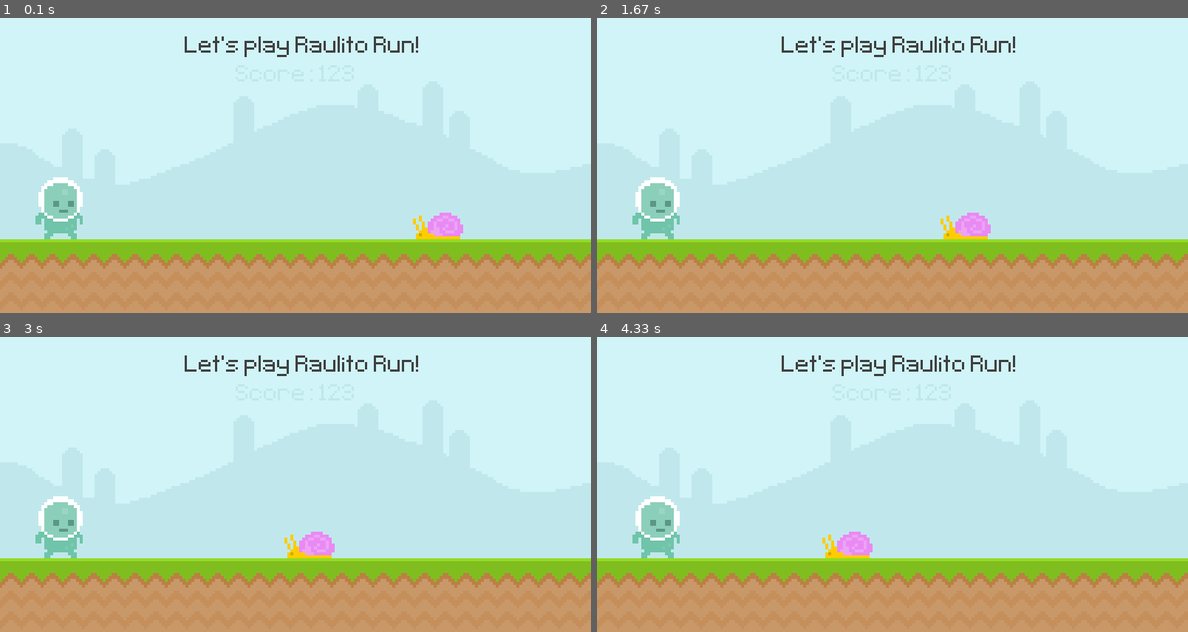
Above: before the commit, frames 1-4 (two rows, left to right).
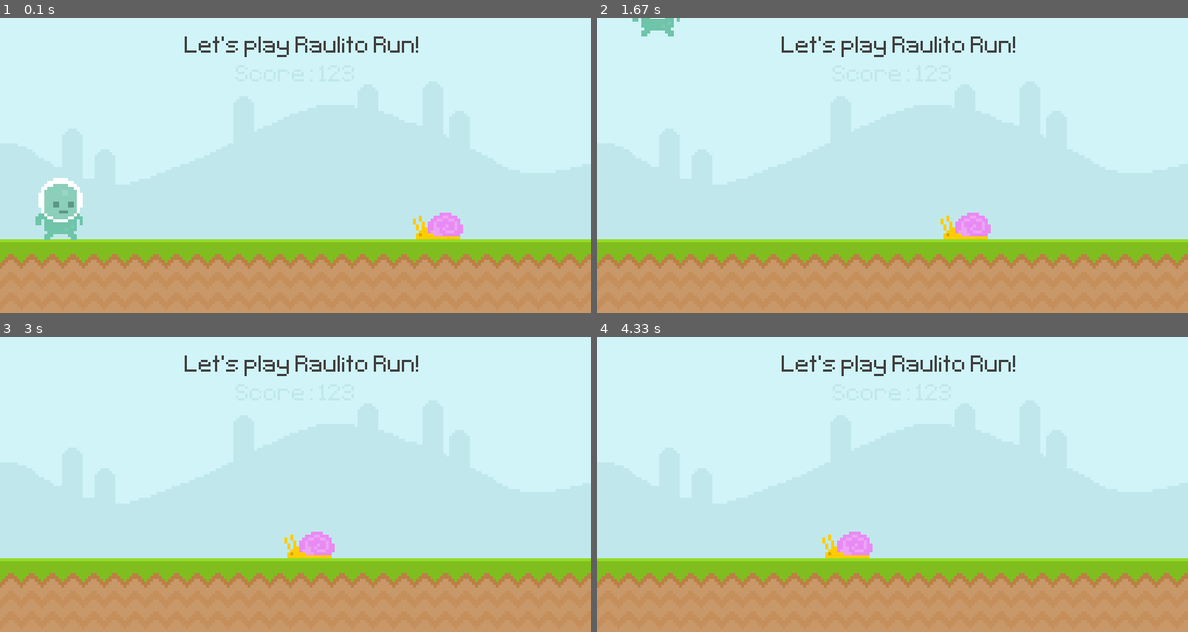
Above: after the commit, the same moments.

Repository: jm4ch4do/py_game_mario
Game: pygame game, started from window.py
The game is run twice, just before and just after one commit, with the same random seed, the same clock (stepped at 60 frames per second) and the same inputs.
Inputs (mouse positions are in pixels of both pictures, inside the frame that each line leads up to):
- Up to frame 1 (0.1 s): no input
- Up to frame 2 (1.67 s): click (656, 227) at 0.38 s; tap Space at 0.67, 1.07, 1.37 s
- Up to frame 3 (3 s): tap Space at 2.4, 2.7 s
- Up to frame 4 (4.33 s): tap Space at 4.13 s

The runs differ from the first frame. In frame 1, 0.1% of the frame differs, in the area x 6-14%, y 54-76%; in frame 2, 1.5%, in the area x 6-14%, y 0-75%; in frame 3, 1.3%; in frame 4, 1.3%.

Commit message:
feat: makes player jump with space and mouse_clic

Diff:
--- a/window.py
+++ b/window.py
@@ -39,11 +39,12 @@
 score_rect = score_surface.get_rect(center=(SCREEN_X/2, SCREEN_Y/5))
 
 
-# ----- INI POSITIONS FOR MOVING ELEMENTS
+# ----- INI POSITIONS FOR VARIABLE ELEMENTS
 snail_x, snail_y = 600, GROUND_BOTTOM_Y
 player_x, player_y = 80, GROUND_BOTTOM_Y
 snail_rect = snail_surface.get_rect(midbottom = (snail_x, snail_y))
 player_rect = player_surface.get_rect(midbottom = (player_x, player_y))
+player_gravity = 0
 
 
 # ----- GAME LOOP START
@@ -57,13 +58,15 @@
             _pyg.quit()
             _sys.exit()
 
-        # --- Key Press
+        # --- Jump
         if event.type == _pyg.KEYDOWN:
             if event.key == _pyg.K_SPACE:
-                print('JUMP NOW')
+                player_gravity = -5
 
-        if event.type == _pyg.KEYUP:
-            print('KEY UP')
+        if event.type == _pyg.MOUSEBUTTONDOWN and event.button == 1:
+            print('mouse button down')
+            if player_rect.collidepoint(event.pos):
+                player_gravity = -5
 
 
     # -----INSERT FIXED SURFACES
@@ -82,11 +85,10 @@
     snail_rect.x -= 1
     if snail_rect.right <= 0: snail_rect.left = SCREEN_X
 
+    player_gravity +=0.1
+    player_rect.y += player_gravity
 
-    # # -----CAPTURE KEYS
-    keys = _pyg.key.get_pressed()
-    if keys[_pyg.K_SPACE]:
-        print('still holding space')
+
 
     # ----- GAME LOOP END
     _pyg.display.update()
